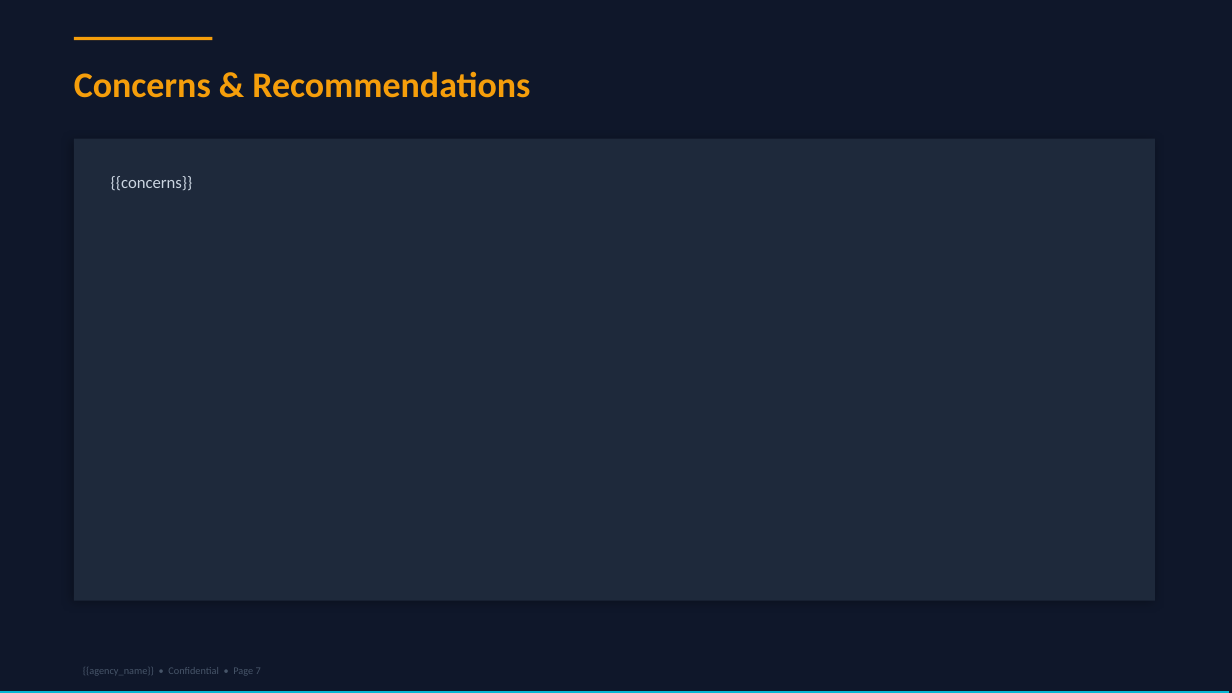
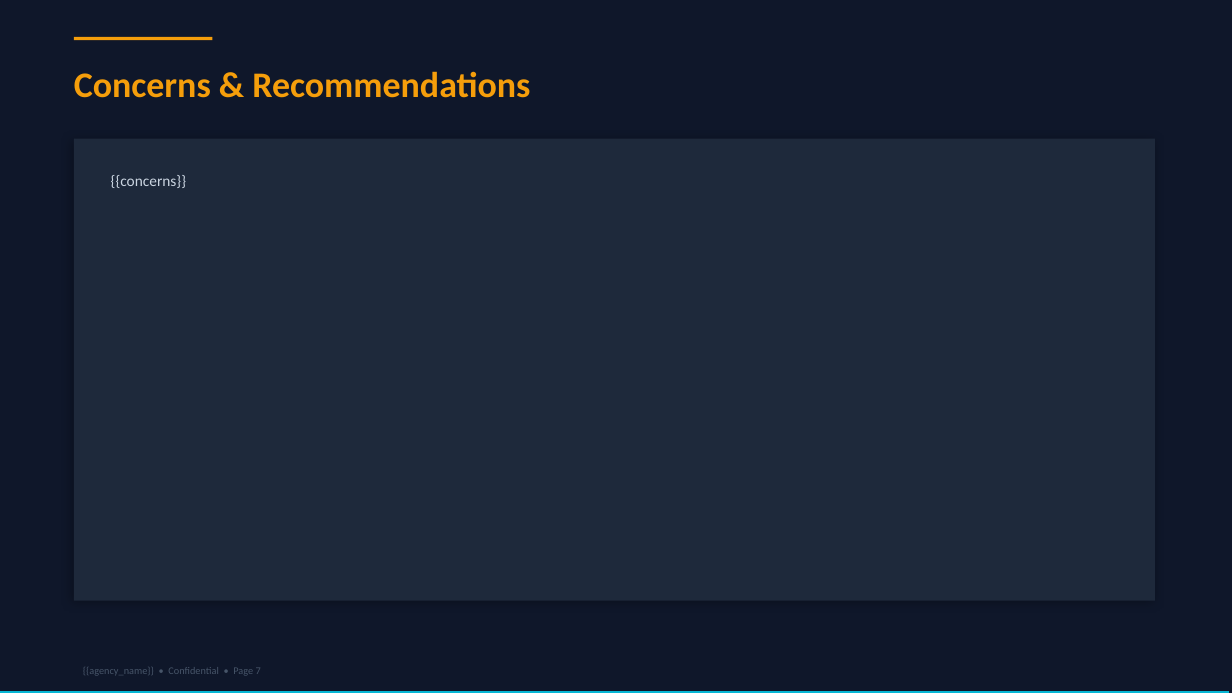
Before and after one commit to sapienbotics/goreportpilot, a slide deck: slide 7 of backend/templates/pptx/dark_executive.pptx. Drawn at 1232x693 pixels with LibreOffice and Linux fonts; fonts in the diff are those of the drawing. Boxes give left, top, right and bottom in pixels: in the first picture for what was removed or moved away, otherwise in the second. Text is boxed around its words. In the diff, an @@ line names an element or a change of style, - is before the commit and + after.

```diff
--- a/backend/templates/pptx/dark_executive.pptx
+++ b/backend/templates/pptx/dark_executive.pptx
@@ text "{{concerns}}" at [111,175,186,188]: size 13 to 12 pt @@
```
Also in this commit, not shown: 6 other slides changed, 8 other files.
